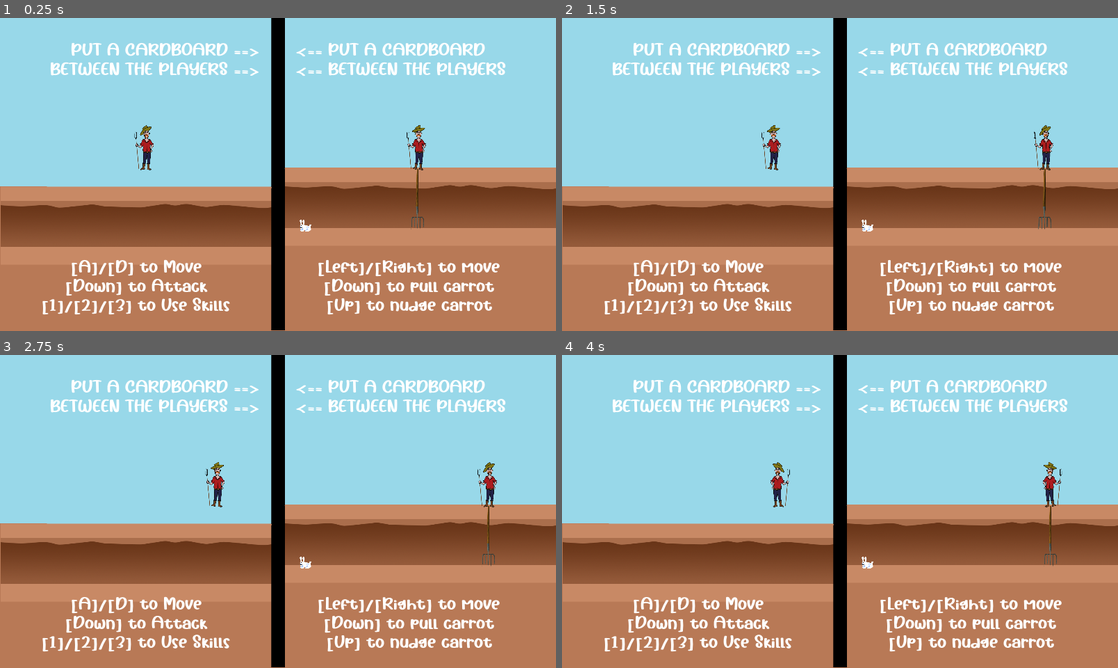
Above: before the commit, frames 1-4 (two rows, left to right).
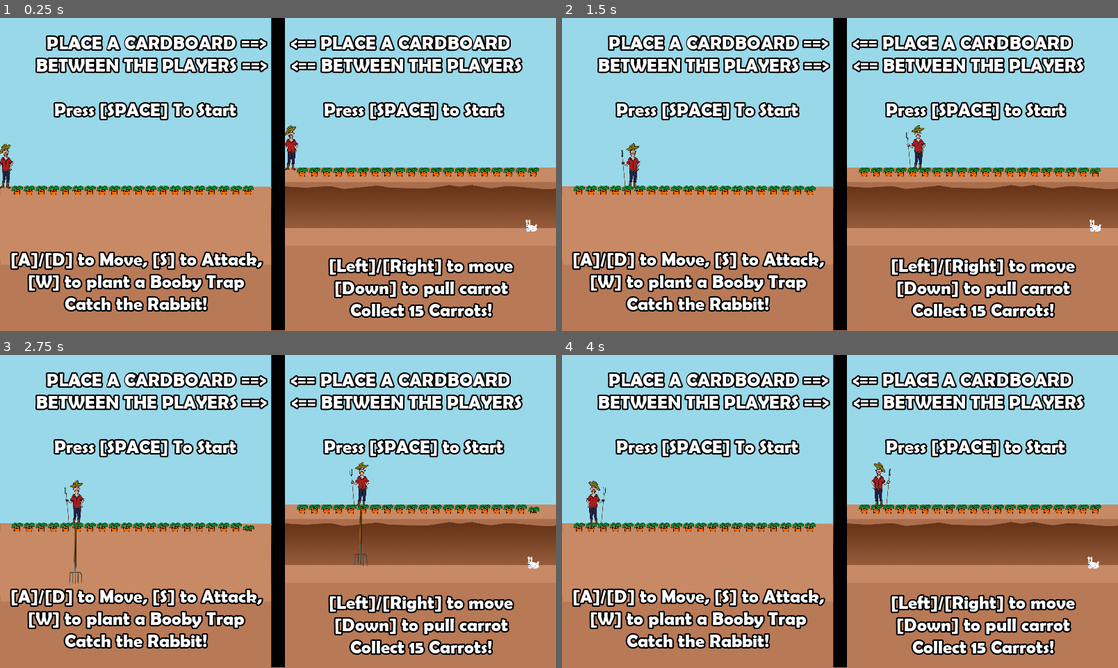
Above: after the commit, the same moments.

Repository: Brusi/ggj23
Game: Godot game, scene res://Splash.tscn
Same seed, same stepped clock (60 frames per second), same inputs: the game is played once before the commit and once after it. This scene is started directly instead of the project's main scene.
Inputs:
- Up to frame 1 (0.25 s): no input
- Up to frame 2 (1.5 s): tap Enter at 0.5 s; hold D (farmer_right) 0.53-1.28 s; tap W (farmer_action_1) at 0.6, 1.35 s; hold Down (rabbit_down) from 1.28 s (still down)
- Up to frame 3 (2.75 s): release Down (rabbit_down) at 2.03 s; hold D (farmer_right) from 2.03 s (still down); tap S (farmer_pitchfork) at 2.1 s; tap W (farmer_action_1) at 2.3 s
- Up to frame 4 (4 s): tap R (restart) at 2.75 s; tap W (farmer_action_1) at 2.85, 3.6 s; release D (farmer_right) at 3.53 s; hold A (farmer_left) from 3.53 s (still down)

The runs differ from the first frame. In frame 1, 28% of the frame differs, in the area x 0-97%, y 5-96%; in frame 2, 28%; in frame 3, 28%; in frame 4, 28%.
Error before the commit: Trying to assign value of type 'Viewport' to a variable of type 'Game.gd'. (res://Farmer.gd:28)

Commit message:
Submit music, theme and more

Diff:
--- a/project/Carrot.gd
+++ b/project/Carrot.gd
@@ -1,6 +1,8 @@
 extends Node2D
 
 class_name Carrot
+
+signal collected
 
 var attached := true
 var being_pulled_for = 0.0
--- a/project/Farmer.gd
+++ b/project/Farmer.gd
@@ -45,6 +45,9 @@
 		s[0].visible = s[1].visible
 
 func _physics_process(delta):
+	if game.ended:
+		return
+
 	if Input.is_action_just_pressed("farmer_pitchfork"):
 		pitchfork_stab()
 
@@ -114,7 +117,7 @@
 	for carrot in game.carrots:
 		if !carrot.alive:
 			continue
-		if abs(carrot.global_position.x - target_x) < 10:
+		if abs(carrot.global_position.x - target_x) < 10 and carrot.attached:
 			return
 
 	for bomb in bombs:
--- a/project/Game.gd
+++ b/project/Game.gd
@@ -2,10 +2,11 @@
 
 class_name Game
 
-# Declare member variables here. Examples:
-# var a = 2
-# var b = "text"
+export var splash: = false
+
 var carrots := []
+
+var ended: = false
 
 # Called when the node enters the scene tree for the first time.
 func _ready():
@@ -17,6 +18,9 @@
 
 	print(Engine.get_frames_per_second())
 
+func end():
+	ended = true
+
 # Called every frame. 'delta' is the elapsed time since the previous frame.
 #func _process(delta):
 #	pass
--- a/project/Rabbit.gd
+++ b/project/Rabbit.gd
@@ -43,7 +43,7 @@
 			continue
 		if abs(bomb.global_position.x - global_position.x) < 21:
 			bomb.falling = true
-			pulling_delay = 10.0
+			pulling_delay = 1.0
 			pulled_bomb = true
 
 
@@ -74,12 +74,18 @@
 
 
 func _physics_process(delta):
+	if game.ended:
+		return
+
 	if not self.is_dead:
 		if pulling_delay >= delta:
 			pulling_delay -= delta
 		else:
 			delta -= pulling_delay
 			pulling_delay = 0.0
+
+			if Input.is_action_just_pressed("rabbit_down"):
+				_pull_bomb()
 
 			var next_action = ""
 
@@ -122,8 +128,6 @@
 
 				if current_action == "rabbit_down":
 					var pulled_before = pulling
-					_pull_bomb()
-
 					pulling = _pull_carrot(delta)
 
 					if not pulled_before and pulling:
@@ -146,3 +150,11 @@
 func die():
 	self.is_dead = true
 	$Sprite.flip_v = true
+	if game.splash:
+		yield(get_tree().create_timer(1.5), "timeout")
+		pulled_bomb
+		is_dead = false
+		pulling_delay = 0.0
+		$Sprite.flip_v = false
+	else:
+		game.end()
--- a/project/Splash.tscn
+++ b/project/Splash.tscn
@@ -1,77 +1,49 @@
-[gd_scene load_steps=7 format=2]
+[gd_scene load_steps=3 format=2]
 
-[ext_resource path="res://Rabbit.tscn" type="PackedScene" id=1]
-[ext_resource path="res://Farmer.tscn" type="PackedScene" id=2]
-[ext_resource path="res://assets/bg.png" type="Texture" id=3]
-[ext_resource path="res://assets/font.otf" type="DynamicFontData" id=4]
+[ext_resource path="res://Theme.tres" type="Theme" id=1]
+[ext_resource path="res://Game.tscn" type="PackedScene" id=2]
 
-[sub_resource type="DynamicFont" id=1]
-size = 64
-font_data = ExtResource( 4 )
+[node name="Game" instance=ExtResource( 2 )]
+splash = true
 
-[sub_resource type="Theme" id=2]
-Label/fonts/font = SubResource( 1 )
+[node name="CanvasLayer" type="CanvasLayer" parent="." index="8"]
 
-[node name="Splash" type="Node2D"]
-
-[node name="Bg" type="Sprite" parent="."]
-position = Vector2( 960, 540 )
-texture = ExtResource( 3 )
-__meta__ = {
-"_edit_lock_": true
-}
-
-[node name="Farmer" parent="." instance=ExtResource( 2 )]
-position = Vector2( 1443, 444 )
-
-[node name="Rabbit" parent="." instance=ExtResource( 1 )]
-position = Vector2( 1055, 716 )
-
-[node name="Label" type="Label" parent="."]
-margin_left = 1093.0
-margin_top = 826.0
-margin_right = 1733.0
-margin_bottom = 1021.0
+[node name="Label" type="Label" parent="CanvasLayer" index="0"]
+margin_left = 990.0
+margin_top = 786.0
+margin_right = 1918.0
+margin_bottom = 1075.0
 rect_pivot_offset = Vector2( 294, 74 )
-theme = SubResource( 2 )
+theme = ExtResource( 1 )
 text = "[Left]/[Right] to move
 [Down] to pull carrot
-[Up] to nudge carrot"
+Collect 15 Carrots!"
 align = 1
 valign = 1
 
-[node name="Label2" type="Label" parent="."]
-margin_left = 100.0
-margin_top = 826.0
-margin_right = 840.0
-margin_bottom = 1021.0
+[node name="Label2" type="Label" parent="CanvasLayer" index="1"]
+margin_left = 2.0
+margin_top = 736.0
+margin_right = 935.0
+margin_bottom = 1081.0
 rect_pivot_offset = Vector2( 294, 74 )
-theme = SubResource( 2 )
-text = "[A]/[D] to Move
-[Down] to Attack
-[1]/[2]/[3] to Use Skills"
+theme = ExtResource( 1 )
+text = "[A]/[D] to Move, [S] to Attack,
+[W] to plant a Booby Trap
+Catch the Rabbit!"
 align = 1
 valign = 1
 
-[node name="Label3" type="Label" parent="."]
-margin_left = 153.0
+[node name="Label3" type="Label" parent="CanvasLayer" index="2"]
+margin_left = 82.0
 margin_top = 47.0
-margin_right = 894.0
+margin_right = 1841.0
 margin_bottom = 242.0
 rect_pivot_offset = Vector2( 294, 74 )
-theme = SubResource( 2 )
-text = "PUT A CARDBOARD ==>
-BETWEEN THE PLAYERS ==>"
-align = 2
+theme = ExtResource( 1 )
+text = "PLACE A CARDBOARD ==>     <== PLACE A CARDBOARD
+BETWEEN THE PLAYERS ==>     <== BETWEEN THE PLAYERS
+
+Press [SPACE] To Start                  Press [SPACE] to Start"
+align = 1
 valign = 1
-
-[node name="Label4" type="Label" parent="."]
-margin_left = 1019.0
-margin_top = 47.0
-margin_right = 1701.0
-margin_bottom = 242.0
-rect_pivot_offset = Vector2( 294, 74 )
-theme = SubResource( 2 )
-text = "<== PUT A CARDBOARD
-<== BETWEEN THE PLAYERS"
-valign = 1
--- /dev/null
+++ b/project/Splash2.tscn
@@ -0,0 +1,62 @@
+[gd_scene load_steps=3 format=2]
+
+[ext_resource path="res://Theme.tres" type="Theme" id=1]
+[ext_resource path="res://assets/bg.png" type="Texture" id=3]
+
+[node name="Splash" type="Node2D"]
+
+[node name="Bg" type="Sprite" parent="."]
+position = Vector2( 960, 540 )
+texture = ExtResource( 3 )
+__meta__ = {
+"_edit_lock_": true
+}
+
+[node name="Label" type="Label" parent="."]
+margin_left = 1093.0
+margin_top = 826.0
+margin_right = 1733.0
+margin_bottom = 1021.0
+rect_pivot_offset = Vector2( 294, 74 )
+theme = ExtResource( 1 )
+text = "[Left]/[Right] to move
+[Down] to pull carrot
+[Up] to nudge carrot"
+align = 1
+valign = 1
+
+[node name="Label2" type="Label" parent="."]
+margin_left = 100.0
+margin_top = 826.0
+margin_right = 840.0
+margin_bottom = 1021.0
+rect_pivot_offset = Vector2( 294, 74 )
+theme = ExtResource( 1 )
+text = "[A]/[D] to Move
+[Down] to Attack
+[1]/[2]/[3] to Use Skills"
+align = 1
+valign = 1
+
+[node name="Label3" type="Label" parent="."]
+margin_left = 153.0
+margin_top = 47.0
+margin_right = 894.0
+margin_bottom = 242.0
+rect_pivot_offset = Vector2( 294, 74 )
+theme = ExtResource( 1 )
+text = "PUT A CARDBOARD ==>
+BETWEEN THE PLAYERS ==>"
+align = 2
+valign = 1
+
+[node name="Label4" type="Label" parent="."]
+margin_left = 1019.0
+margin_top = 47.0
+margin_right = 1701.0
+margin_bottom = 242.0
+rect_pivot_offset = Vector2( 294, 74 )
+theme = ExtResource( 1 )
+text = "<== PUT A CARDBOARD
+<== BETWEEN THE PLAYERS"
+valign = 1
--- /dev/null
+++ b/project/Theme.tres
@@ -0,0 +1,12 @@
+[gd_resource type="Theme" load_steps=3 format=2]
+
+[ext_resource path="res://assets/BRLNSDB.TTF" type="DynamicFontData" id=1]
+
+[sub_resource type="DynamicFont" id=1]
+size = 64
+outline_size = 5
+outline_color = Color( 0, 0, 0, 1 )
+font_data = ExtResource( 1 )
+
+[resource]
+Label/fonts/font = SubResource( 1 )
Not shown: 1 places in project/Farmer.tscn that only renumber resources
Binary file added: project/assets/BRLNSDB.TTF
Not shown, added: ArtAssets/music/RabbitChase_Loop.ogg
Not shown, added: ArtAssets/music/RabbitChase_Start.ogg
Not shown, changed: meta/export/html5/index.html
Not shown, changed: meta/export/html5/index.pck
Not shown, changed: meta/export/html5/index.zip
